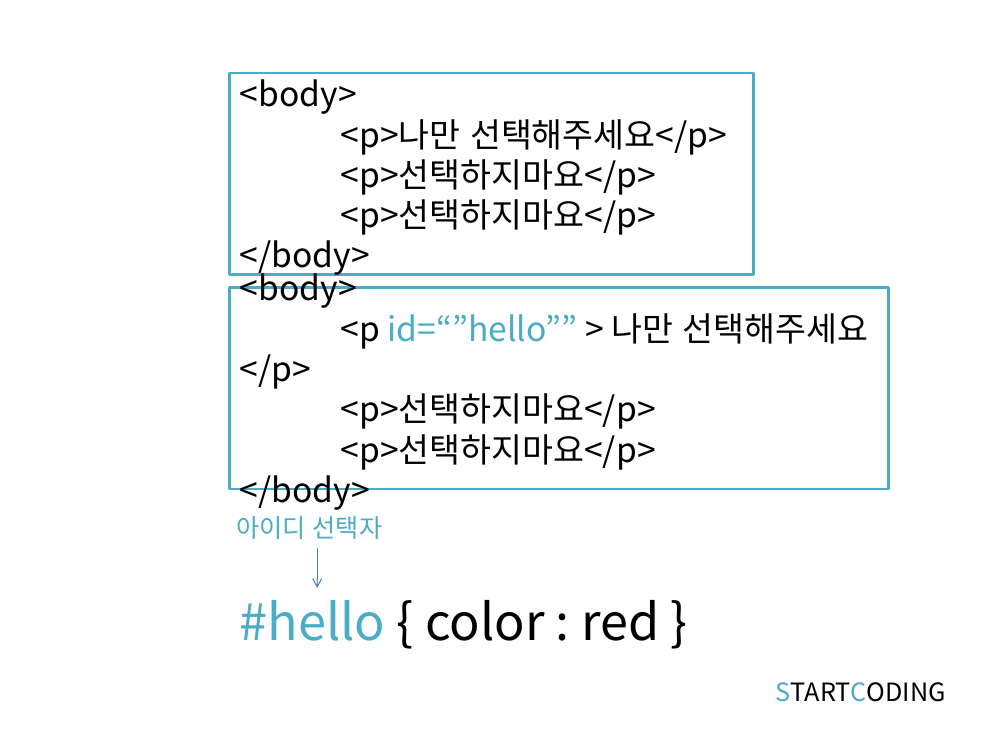
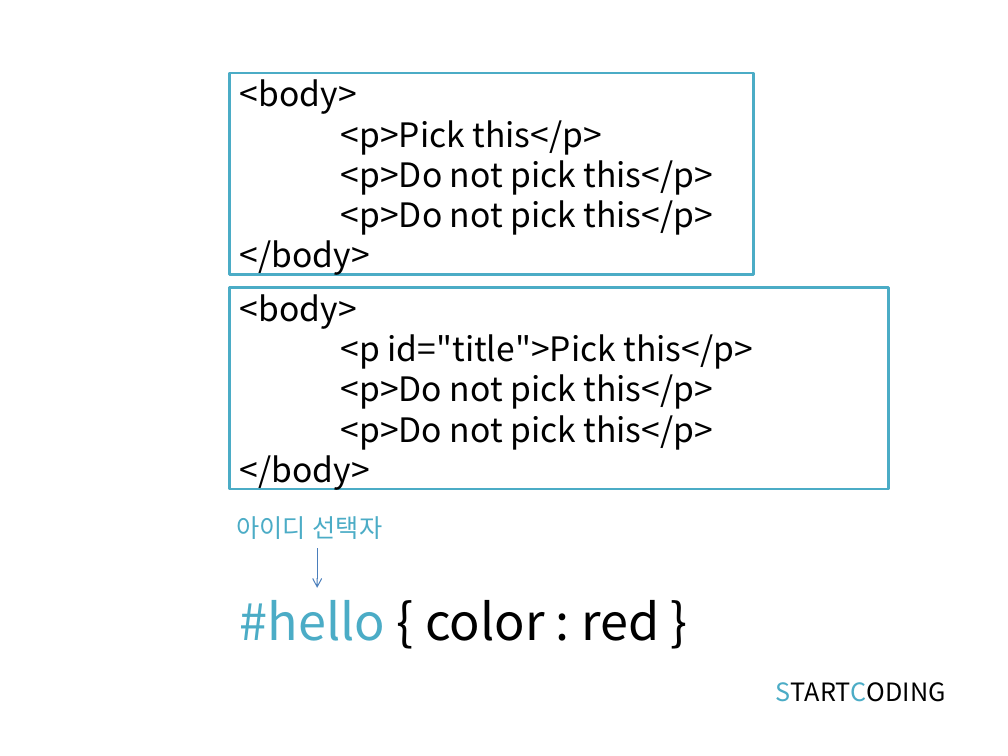
Before and after one commit to kwonkijun/web, a slide deck: slide 7 of 프론트엔드기초(PPT)/CSS3 2강_CSS 셀렉터.pptx. Drawn at 1008x756 pixels with LibreOffice and Linux fonts; fonts in the diff are those of the drawing. Boxes give left, top, right and bottom in pixels: in the first picture for what was removed or moved away, otherwise in the second. Text is boxed around its words. In the diff, an @@ line names an element or a change of style, - is before the commit and + after.

```diff
--- a/프론트엔드기초(PPT)/CSS3 2강_CSS 셀렉터.pptx
+++ b/프론트엔드기초(PPT)/CSS3 2강_CSS 셀렉터.pptx
@@ text in rectangle at (x1=341, y1=120, x2=713, y2=235): text changed @@
-<p>나만 선택해주세요</p>
-<p>선택하지마요</p>
-<p>선택하지마요</p>
+<p>Pick this</p>
+<p>Do not pick this</p>
+<p>Do not pick this</p>
@@ text in rectangle at (x1=341, y1=334, x2=752, y2=450): text changed @@
-<p id=“”hello”” > 나만 선택해주세요 </p>
-<p>선택하지마요</p>
-<p>선택하지마요</p>
+<p id="title">Pick this</p>
+<p>Do not pick this</p>
+<p>Do not pick this</p>
```
Also in this commit, not shown: 1 other slide changed, 18 other files.
